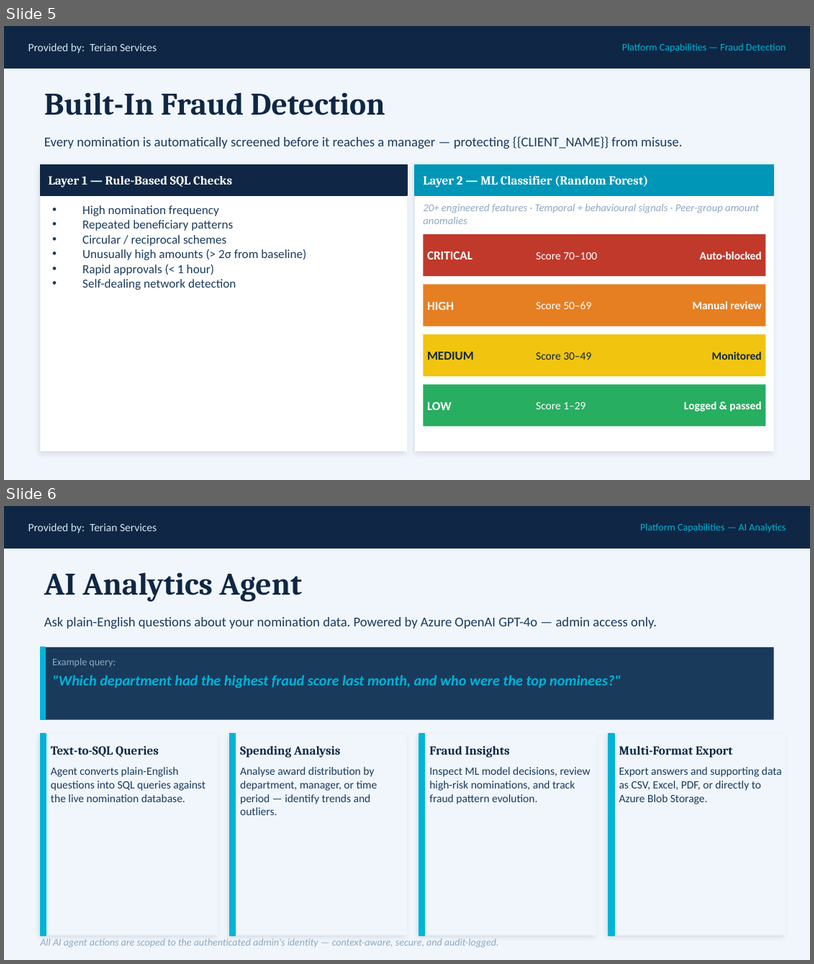
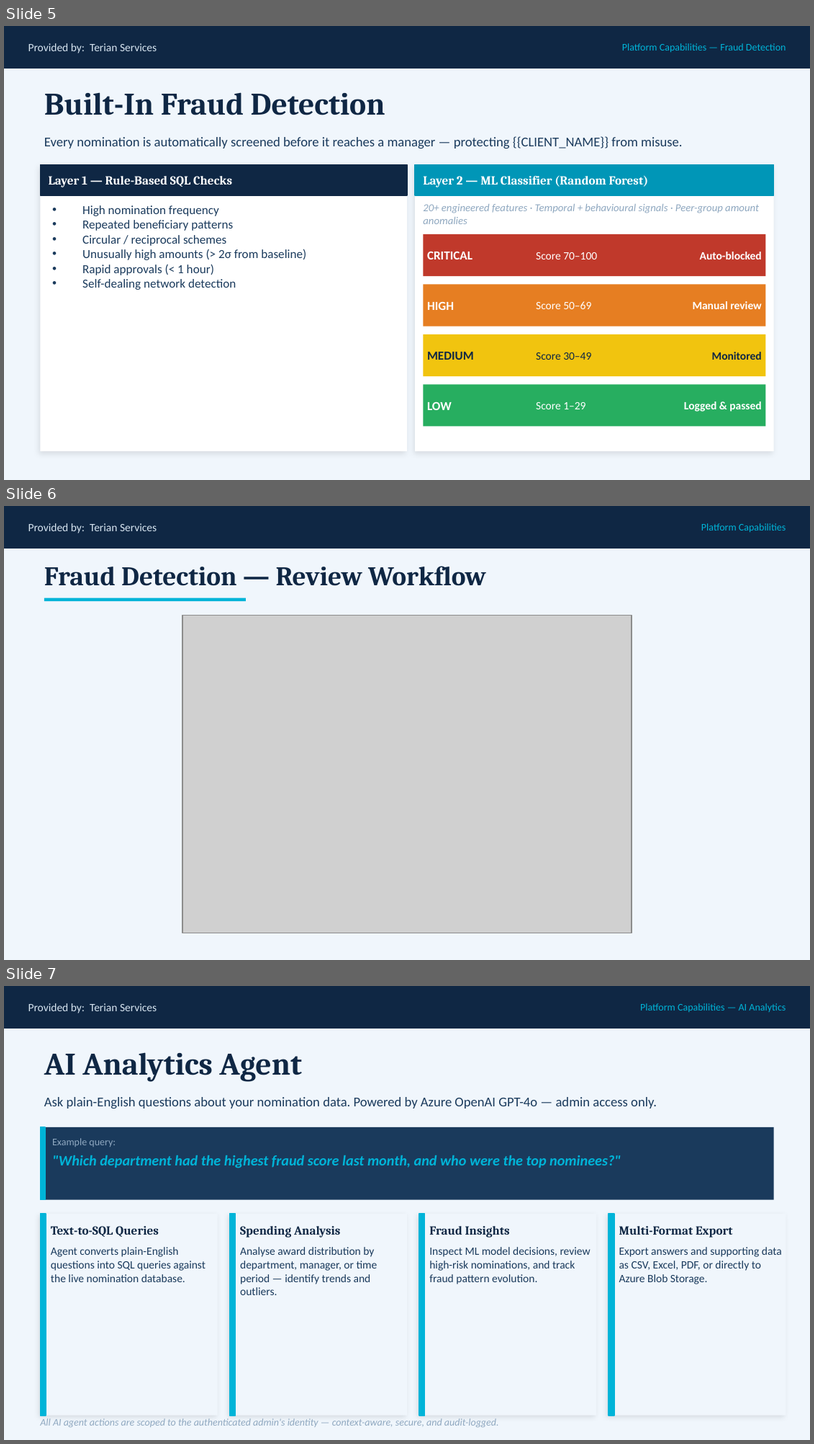
Before and after one commit to DTerian64/Terian_Services, a slide deck: blob_templates/award_nomination_onboarding_template.pptx. Shown one above the other, each under a label of ours: slides 5 and 6 before the commit, slides 5, 6 and 7 after it. The pictures are 814x964 and 814x1444 pixels, drawn with LibreOffice and Linux fonts; fonts in the diff are those of the drawing; grey boxes stand for pictures. Boxes give left, top, right and bottom in pixels: in the first picture for what was removed or moved away, otherwise in the second. Text is boxed around its words. In the diff, an @@ line names an element or a change of style, - is before the commit and + after.

```diff
--- a/blob_templates/award_nomination_onboarding_template.pptx
+++ b/blob_templates/award_nomination_onboarding_template.pptx
@@ slide 6 added at (4, 506, 810, 960), background #F0F6FC @@
@@ rectangle added at (4, 506, 810, 548), fill #0F2744, outline #0F2744 1 pt @@
@@ text added at (28, 523, 157, 533), 10 pt, text #D6E4F0 @@
+Provided by: Terian Services
@@ text added at (702, 523, 786, 532), 9 pt, text #00B4D8 @@
+Platform Capabilities
@@ text added at (44, 566, 486, 586), 24 pt, text #0F2744, bold @@
+Fraud Detection — Review Workflow
@@ rectangle added at (44, 598, 246, 601), fill #00B4D8 @@
@@ picture added at (183, 615, 631, 934) @@
@@ what was slide 6 is now slide 7 @@
```
Also in this commit, not shown: 1 slide changed, 1 other slide added, 1 other file.
